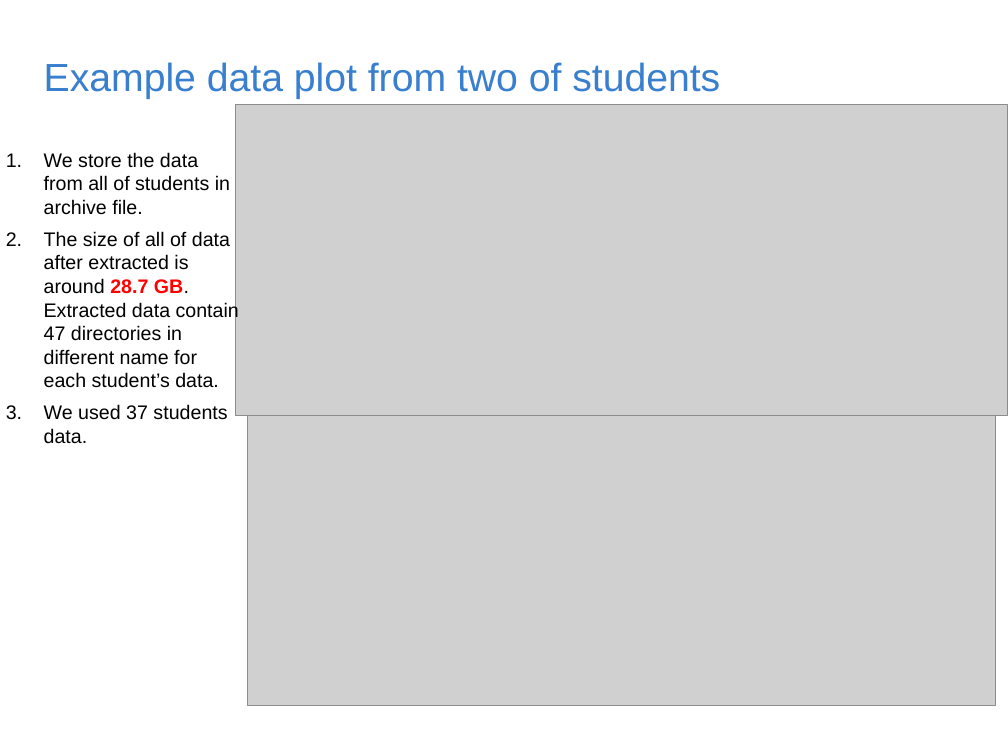
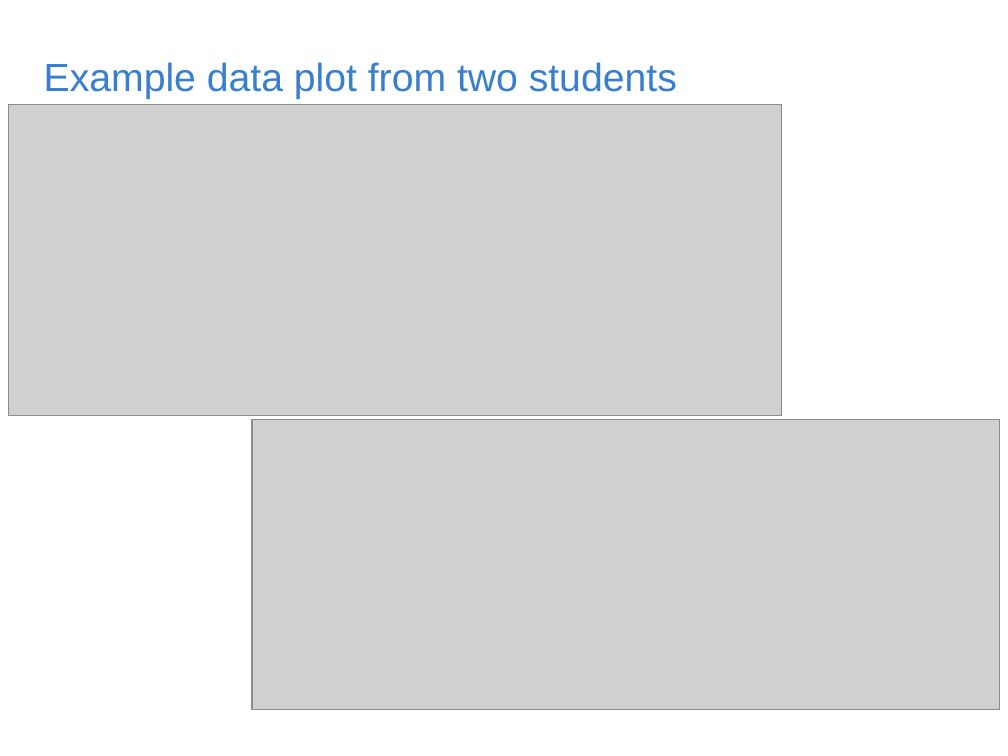
Before and after one commit to rischanlab/MyThesis, a slide deck: slide 8 of Thesis-presentation.pptx (slide 9 before the commit). Drawn at 1008x756 pixels with LibreOffice and Linux fonts; fonts in the diff are those of the drawing; grey boxes stand for pictures; background and template pictures are left out. Boxes give left, top, right and bottom in pixels: in the first picture for what was removed or moved away, otherwise in the second. Text is boxed around its words. In the diff, an @@ line names an element or a change of style, - is before the commit and + after.

```diff
--- a/Thesis-presentation.pptx
+++ b/Thesis-presentation.pptx
@@ title at <box>44,62,677,99</box>: text changed @@
-Example data plot from two of students
+Example data plot from two students
@@ picture: place and size @@
-picture at <box>235,105,1008,415</box>
+picture at <box>8,105,781,415</box>
@@ text removed at <box>44,152,239,444</box> @@
-1. We store the data from all of students in archive file.
-2. The size of all of data after extracted is around 28.7 GB. Extracted data contain 47 directories in different name for each student’s data.
-3. We used 37 students data.
@@ picture: place and size @@
-picture at <box>248,415,995,706</box>
+picture at <box>252,419,999,710</box>
```
Also in this commit, not shown: 14 other slides changed, 3 slides added, 3 slides removed, 1 other file.
